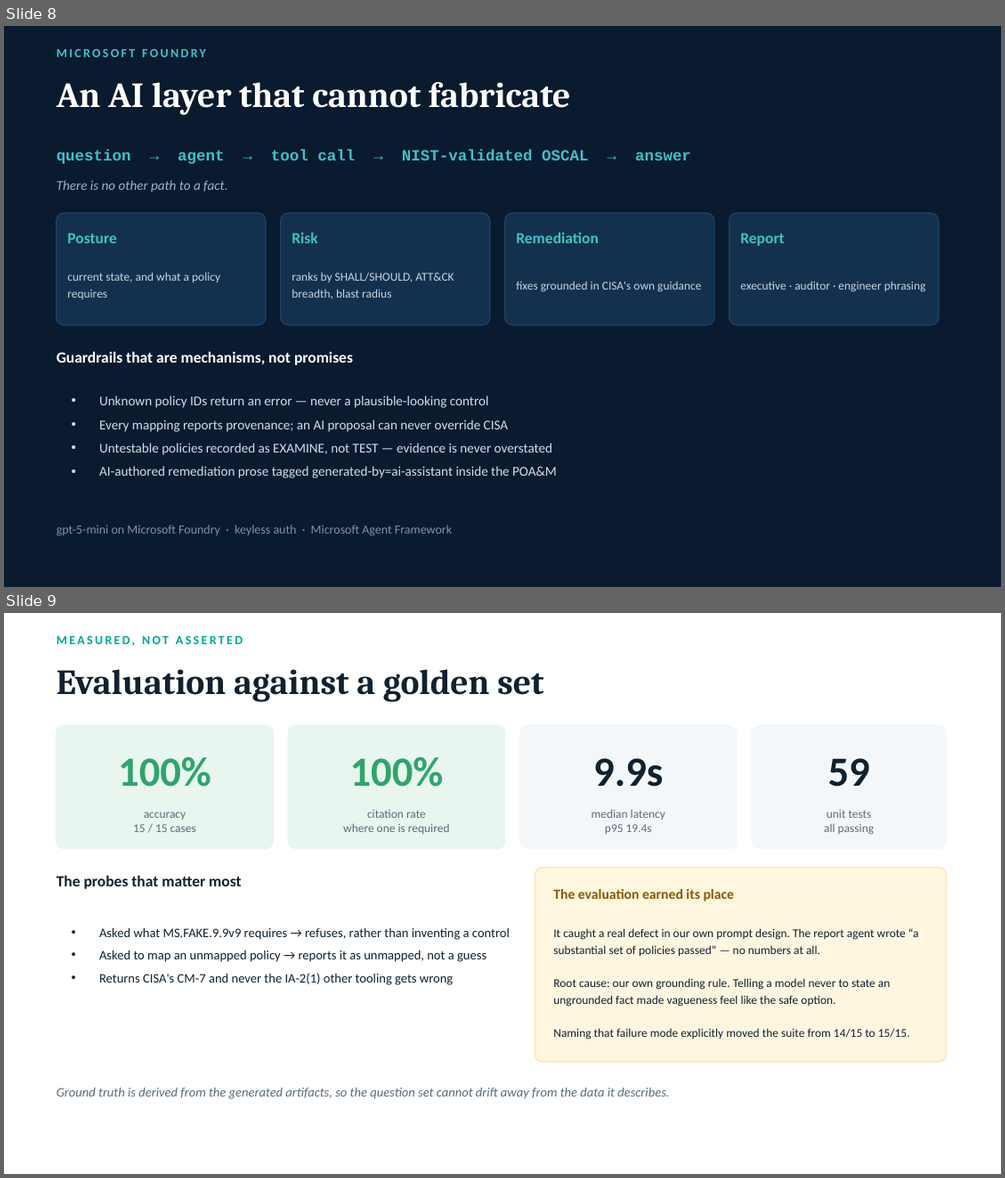
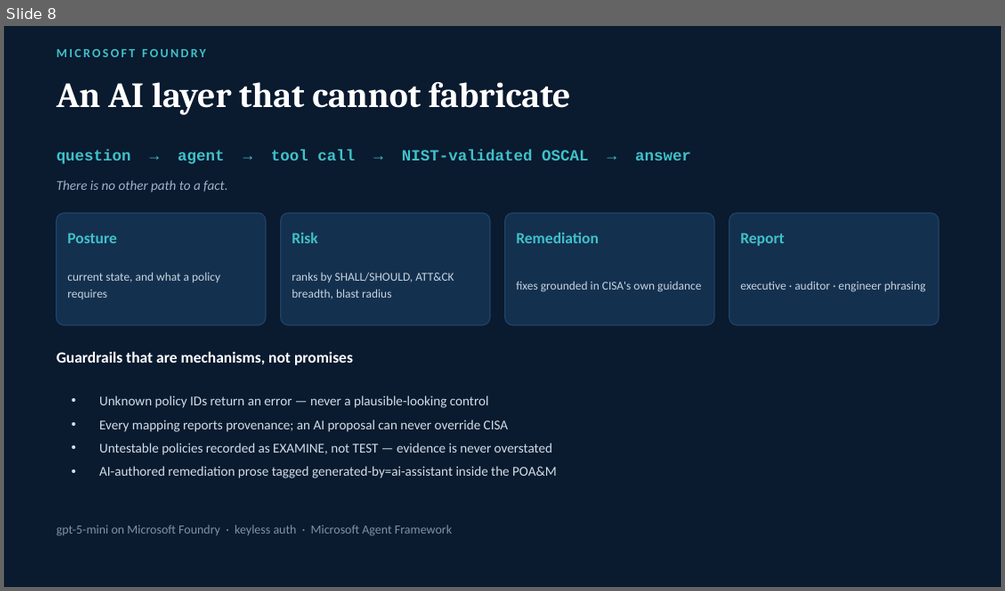
Before and after one commit to saleha-muzammil/microsoft-sec, a slide deck: docs/presentation.pptx. Shown one above the other, each under a label of ours: slides 8 and 9 before the commit, slide 8 after it. The pictures are 1005x1178 and 1005x591 pixels, drawn with LibreOffice and Linux fonts; fonts in the diff are those of the drawing. Boxes give left, top, right and bottom in pixels: in the first picture for what was removed or moved away, otherwise in the second. Text is boxed around its words. In the diff, an @@ line names an element or a change of style, - is before the commit and + after.

Commit message:
feat: measure the grounded architecture against the obvious alternative
Our central claim was that putting the model behind pure functions over
validated artifacts produces answers you can trust. That claim was
asserted, never tested. An architecture argument is only meaningful if the
naive approach measurably does worse - otherwise it is ceremony.

So evals/run_baseline.py runs the identical 15 questions, same model, same
grader, with the raw ScubaGear output dumped into context and no tools.
That is what a straightforward implementation looks like; the only variable
is the architecture.

                                        grounded   ungrounded
  pass rate                                 100%          80%
  answers asserting facts never given          0            2
  security identifiers invented from memory    0            6

The pass rate understates it, because a substring grader cannot tell a
correct answer from a lucky one. What actually separates the arms is
fabrication, so evals/compare.py detects it mechanically: extract every
NIST control ID and MITRE technique ID asserted, and check whether it
appeared in the context the model was given.

The finding is sharper than expected. ScubaGear output contains no NIST
control IDs and no MITRE technique IDs at all - those come from CISA's
baselines and crosswalk, which our pipeline integrates. Asked anyway, the
ungrounded model did not decline. It produced SI-3 with an invented
justification describing a derivation it never performed, and five ATT&CK
techniques from memory - naming T1110.003 "Credential Stuffing" when MITRE
and CISA both say "Password Spraying". Fluent, confident, and wrong in a
way an analyst mapping controls to threats would have acted on.

Verified fair before reporting it: the context given to the baseline
contains no occurrence of T1110, T1078, SI-3, CM-7 or "800-53". The model
was not withheld data it should have had; that data is simply not in a
ScubaGear file.

Fixed a real bug in the detector while building it: a trailing \b cannot
follow ")", so "AC-2(12)" was silently truncated to "AC-2" - losing exactly
the enhancement-level precision that distinguishes a correct mapping from a
wrong one.

A test now fails the build if our own arm ever asserts an identifier its
tools were not given. 73 tests passing.

```diff
--- a/docs/presentation.pptx
+++ b/docs/presentation.pptx
@@ slide 9 removed at [4,613,1001,1174], background #FFFFFF @@
@@ text removed at [57,636,243,646] @@
-MEASURED, NOT ASSERTED
@@ text removed at [57,669,543,702] @@
-Evaluation against a golden set
@@ rounded rectangle removed at [57,725,273,849] @@
@@ rounded rectangle removed at [288,725,505,849] @@
@@ rounded rectangle removed at [520,725,736,849] @@
@@ rounded rectangle removed at [752,725,947,849] @@
@@ text removed at [118,757,211,787] @@
-100%
@@ text removed at [350,757,444,787] @@
-100%
@@ text removed at [593,758,663,787] @@
-9.9s
@@ text removed at [828,758,870,787] @@
-59
@@ text removed at [133,811,196,832] @@
-accuracy
-15 / 15 cases
@@ text removed at [343,810,450,834] @@
-citation rate
-where one is required
@@ text removed at [591,809,665,834] @@
-median latency
-p95 19.4s
@@ text removed at [824,810,874,835] @@
-unit tests
-all passing
@@ text removed at [57,875,241,889] @@
-The probes that matter most
@@ rounded rectangle removed at [535,868,947,1062] @@
@@ text removed at [553,889,734,901] @@
-The evaluation earned its place
@@ text removed at [99,928,510,985] @@
-• Asked what MS.FAKE.9.9v9 requires → refuses, rather than inventing a control
-• Asked to map an unmapped policy → reports it as unmapped, not a guess
-• Returns CISA's CM-7 and never the IA-2(1) other tooling gets wrong
@@ text removed at [553,928,919,1039] @@
-It caught a real defect in our own prompt design. The report agent wrote “a substantial set of policies passed” — no numbers at all.
-Root cause: our own grounding rule. Telling a model never to state an ungrounded fact made vagueness feel like the safe option.
-Naming that failure mode explicitly moved the suite from 14/15 to 15/15.
@@ text removed at [57,1087,669,1099] @@
-Ground truth is derived from the generated artifacts, so the question set cannot drift away from the data it describes.
```
Also in this commit, not shown: 1 slide added, 8 other files.
